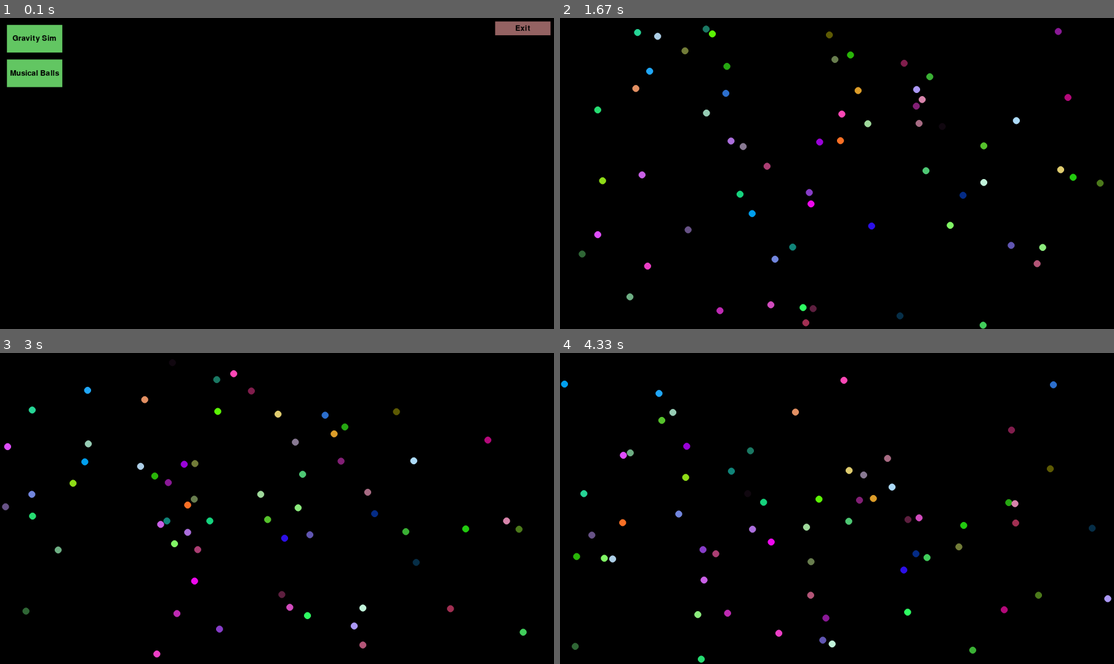
Above: before the commit, frames 1-4 (two rows, left to right).
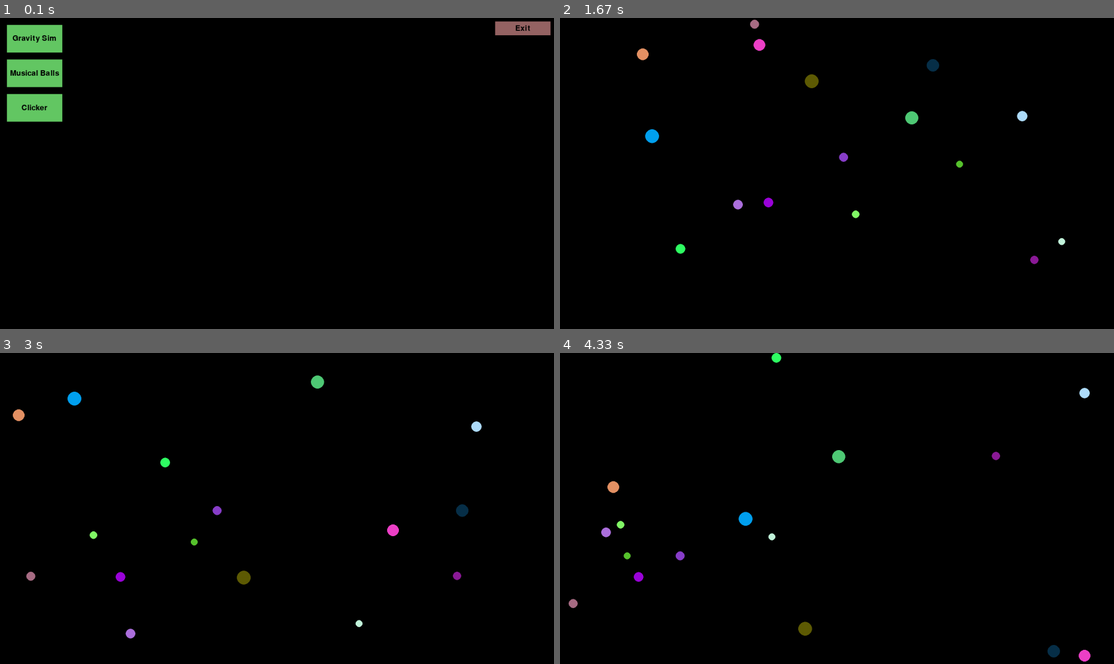
Above: after the commit, the same moments.

Repository: Zero4793/Pygame-Playground
Game: pygame game, started from main.py
Two runs of this game, one before a commit and one after it. Both use one fixed random seed, a clock stepped at 60 frames per second and the inputs below.
Inputs:
- Up to frame 1 (0.1 s): no input
- Up to frame 2 (1.67 s): click "Gravity Sim" at 0.38 s
- Up to frame 3 (3 s): no input
- Up to frame 4 (4.33 s): no input

The runs differ from the first frame. In frame 1, 0.9% of the frame differs, in the area x 1-12%, y 24-34%; in frame 2, 2.4%; in frame 3, 2.4%, in the area x 0-96%, y 5-99%; in frame 4, 2.4%.

Commit message:
Many changes epic collision detection for balls added simple clicker game

Diff:
--- /dev/null
+++ b/apps/clicker.py
@@ -0,0 +1,50 @@
+import pygame
+from util.button import Button
+
+class Clicker:
+	def __init__(self, screen, main):
+		self.screen = screen
+		self.score = 0
+		self.T = 0
+
+		self.scoreButton = Button(self.screen, main, (800,450), (160,80), ['Score']*4, [(100,200,100), (150,250,150), (50,250,50), (0,250,0)])
+		self.buttons = [Button(self.screen, main, (20+180*i,20), (160,80), [f'{i}']*4, [(100,200,100), (150,250,150), (50,250,50), (0,250,0)]) for i in range(8)]
+		self.numbers = [0]*8
+		self.costs = [10**(i+1) for i in range(8)]
+
+
+	def process(self, keyheld, keypressed):
+		self.T += 1
+		if self.T % 20 == 0:
+			self.T = 0
+			self.score += self.numbers[0]
+			for i in range(7):
+				self.numbers[i] += self.numbers[i+1] / (10**(i+1))
+
+		self.scoreButton.process()
+		if self.scoreButton.active:
+			self.scoreButton.active = False
+			self.score += 1
+		for i in range(len(self.buttons)):
+			self.buttons[i].process()
+			if self.buttons[i].active:
+				self.buttons[i].active = False
+				if self.score >= self.costs[i]:
+					self.numbers[i] += 1
+					self.score -= self.costs[i]
+
+
+	def display(self):
+		font = pygame.font.Font(None, 36)
+		text = font.render(f"Score: {self.score:,.2f}", True, (250,250,250))
+		self.screen.blit(text, (800-text.get_width()/2, 250))
+
+		self.scoreButton.display()
+		for i in range(len(self.buttons)):
+			self.buttons[i].display()
+			text = f'${self.costs[i]:,}'
+			text = font.render(str(text), True, (200,200,200))
+			self.screen.blit(text, (20+180*i,120))
+			text = f'{self.numbers[i]:,.2f}'
+			text = font.render(str(text), True, (200,200,200))
+			self.screen.blit(text, (20+180*i,150))
--- a/apps/gravity.py
+++ b/apps/gravity.py
@@ -2,17 +2,20 @@
 import random
 
 class Gravity:
-	def __init__(self, screen):
+	def __init__(self, screen, _):
 		self.screen = screen
 
 		self.balls = []
-		for i in range(64):
+		for i in range(16):
 			self.balls.append(Ball(screen,
 						  pos=(random.randint(0,screen.get_width()), random.randint(0,screen.get_height())),
 						  vel=(random.uniform(-5,5), random.uniform(-5,5)),
-						  bodyGrav=100,
-						  repel=5000,
-						  spaceJelly=0
+						  bodyGrav=1,
+						  repel=0,
+						  spaceJelly=0,
+						  collide=True,
+						  elasticity=0.5,
+						  radius = random.randint(10,20)
 						  ))
 
 
--- a/apps/musicalBalls.py
+++ b/apps/musicalBalls.py
@@ -3,7 +3,7 @@
 
 
 class MusicalBalls:
-	def __init__(self, screen):
+	def __init__(self, screen, _):
 		self.screen = screen
 
 		self.balls = []
--- a/menu.py
+++ b/menu.py
@@ -1,6 +1,7 @@
 from util.button import Button
 from apps.gravity import Gravity
 from apps.musicalBalls import MusicalBalls
+from apps.clicker import Clicker
 import pygame
 import sys
 
@@ -11,7 +12,8 @@
 
 		self.games = [
 			("Gravity Sim", Gravity),
-			("Musical Balls", MusicalBalls)
+			("Musical Balls", MusicalBalls),
+			("Clicker", Clicker)
 		]
 
 		# buttons
@@ -26,7 +28,7 @@
 			b.process()
 			if b.active:
 				b.active = False
-				self.main.window = self.games[i][1](self.screen)
+				self.main.window = self.games[i][1](self.screen, self.main)
 		self.exitButton.process()
 		# handle button actions externally
 		# if self.gravSimButton.active:
--- a/util/ball.py
+++ b/util/ball.py
@@ -2,7 +2,7 @@
 import random
 
 class Ball:
-	def __init__(self, screen, pos=None, vel=None, col=None, radius=10, elasticity=1, friction=0, spaceJelly=0, floorGrav=0, bodyGrav=0, repel=0):
+	def __init__(self, screen, pos=None, vel=None, col=None, radius=10, mass=None, elasticity=1, friction=0, spaceJelly=0, floorGrav=0, bodyGrav=0, repel=0, collide=False):
 		# either give value, true for random, or empty for base
 		self.screen = screen
 		self.exist = True
@@ -10,6 +10,7 @@
 		width, height = screen.get_size()
 		self.pos = pygame.math.Vector2(pos) if pos is not None else pygame.math.Vector2(width/2, height/2)
 		self.vel = pygame.math.Vector2(vel) if vel is not None else pygame.math.Vector2(0,0)
+		self.acc = pygame.math.Vector2(vel) if vel is not None else pygame.math.Vector2(0,0)
 		if col:
 			self.R, self.G, self.B = col
 		else:
@@ -17,18 +18,22 @@
 			self.G = random.randint(0,255)
 			self.B = random.randint(0,255)
 		self.radius = radius
+		self.mass = mass if mass is not None else radius**2
 		self.elasticity = elasticity
 		self.friction = friction
 		self.spaceJelly = spaceJelly
 		self.floorGrav = floorGrav
 		self.bodyGrav = bodyGrav
 		self.repel = repel
+		self.collide = collide
 
 
 	def process(self):
 		self.killNoClip()
 		self.vel *= 1-self.spaceJelly
+		self.vel += self.acc
 		self.pos += self.vel
+		self.acc = pygame.math.Vector2(0,0)
 
 
 	def killNoClip(self):
@@ -68,17 +73,26 @@
 
 
 	def force(self, other):
-		diff = (other.pos - self.pos)
+		diff = other.pos - self.pos
 		dist = diff.magnitude()
 		dir = diff.normalize()
-		if dist < self.radius + other.radius:
-			self.vel -= dir*self.vel.magnitude()
+		if dist > self.radius + other.radius:
+			#gravity
+			self.vel += dir * other.mass * self.bodyGrav / (dist**2)
+			#repel
+			self.vel -= dir * self.repel / (dist**3)
 			return
+		if not self.collide: return
 
-		#gravity
-		self.vel += dir * self.bodyGrav / (dist**2)
-		#repel
-		self.vel -= dir * self.repel / (dist**3)
+		# ball to ball collision
+		msum = self.mass + other.mass
+		denom = msum * dist * dist
+		vdiff = other.vel - self.vel
+
+		#A
+		num = 2 * other.mass * vdiff.dot(diff)
+		if num > 0: return
+		self.acc += diff * num/denom
 
 
 	def display(self):
